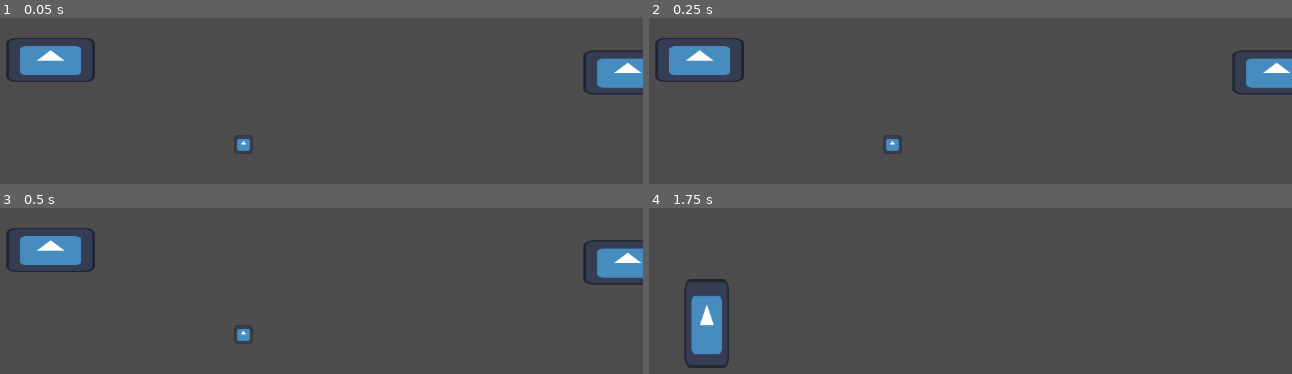
Above: before the commit, frames 1-4 (two rows, left to right).
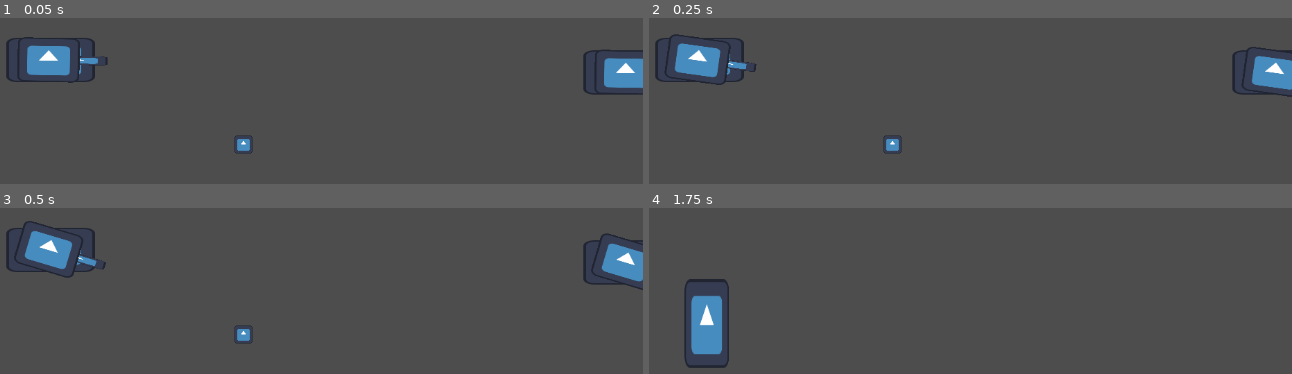
Above: after the commit, the same moments.

Repository: The-Churrosaur/RogueTimeStrategy
Game: Godot game, scene res://maps/main.tscn
Same seed, same stepped clock (60 frames per second), same inputs: the game is played once before the commit and once after it. The engine's default icon, where the game draws it, is replaced by a stand-in: a white triangle on a blue panel in a dark square.
Inputs (mouse positions are in pixels of both pictures, inside the frame that each line leads up to):
- Up to frame 1 (0.05 s): no input
- Up to frame 2 (0.25 s): no input
- Up to frame 3 (0.5 s): no input
- Up to frame 4 (1.75 s): tap Enter (ui_accept) at 0.5, 0.77, 1.52 s; move the mouse to (1066, 312) at 0.52 s; hold Right mouse button (ui_rmb) 0.53-1.28 s; move the mouse to (732, 357) at 1.27 s; hold Down (ui_down) from 1.28 s (still down); right-click (732, 357) at 1.35 s

The runs differ from the first frame. In frame 1, 1.1% of the frame differs, in the area x 2-100%, y 11-46%; in frame 2, 1.6%; in frame 3, 1.9%, in the area x 2-100%, y 7-50%; in frame 4, nothing differs.

Commit message:
controllers assign targets to turrets, turrets aim at targets

Diff:
--- a/logic/units/detection/unit_vision.gd
+++ b/logic/units/detection/unit_vision.gd
@@ -13,6 +13,7 @@
 
 signal unit_reported(unit : UnitController)
 
+@export var unit_controller :UnitController
 @export var refresh_vision_timer : Timer
 
 @export_category("Runtime")
@@ -46,7 +47,7 @@
 
 	visible_units.clear()
 	for area in areas:
-		if area is UnitHitbox:
+		if (area is UnitHitbox) and (area.unit_controller != unit_controller) :
 			var unit = area.unit_controller
 			if can_see(unit):
 				visible_units.append(unit)
--- a/logic/units/turrets/unit_turret.gd
+++ b/logic/units/turrets/unit_turret.gd
@@ -21,7 +21,7 @@
 @export var rotation_speed = 2
 
 @export_category("Runtime")
-@export var target : UnitModel
+@export var target : UnitController
 @export var state = STATE.IDLE
 
 
@@ -29,12 +29,34 @@
 # CALLBACKS ==========
 
 
+
+func _physics_process(delta):
+
+	match state:
+		STATE.IDLE:
+			rotor.rotate(0.01)
+			pass
+		STATE.AIMING:
+			if target == null:
+				_set_idle()
+			else:
+				_aim_to_target(target.unit_model.position, delta)
+
+
+
 # PUBLIC ==========
 
 
 
-func set_target(target : UnitModel):
+func set_target(target : UnitController):
 	self.target = target
+	_set_aiming()
+
+#	print(self, " turret target set: ", self.target)
+
+
+func release_target():
+	_set_idle()
 
 
 
@@ -56,16 +78,16 @@
 # -- CALLBACK FUNCTIONS
 
 
-func _aim_to_target(target, delta):
+func _aim_to_target(target_position, delta):
 
-	var target_rotation = rotor.position.angle_to(target)
-	var rotation_delta = UtilFuncs.shortest_angle_distance(rotor.rotation, target_rotation)
+	var target_rotation = rotor.global_position.angle_to_point(target_position)
+	var rotation_delta = UtilFuncs.shortest_angle_distance(rotor.global_rotation, target_rotation)
 	var rotation_displacement = sign(rotation_delta) * rotation_speed * delta
 
 	# rotate towards target
 	if abs(rotation_delta) > abs(rotation_displacement):
-		rotate(rotation_displacement)
+		rotor.rotate(rotation_displacement)
 	# rotate to target
 	else:
-		rotate(rotation_delta)
+		rotor.rotate(rotation_delta)
 		emit_signal("aimed_at_target")
--- a/logic/units/types/test_unit.tscn
+++ b/logic/units/types/test_unit.tscn
@@ -11,6 +11,9 @@
 [sub_resource type="RectangleShape2D" id="RectangleShape2D_y267c"]
 size = Vector2(128, 64)
 
+[sub_resource type="CircleShape2D" id="CircleShape2D_880x1"]
+radius = 500.0
+
 [node name="unit_model" instance=ExtResource("1_nonqw")]
 
 [node name="Sprite2D" type="Sprite2D" parent="." index="0"]
@@ -20,8 +23,10 @@
 [node name="CollisionShape2D" type="CollisionShape2D" parent="." index="1"]
 shape = SubResource("RectangleShape2D_y267c")
 
-[node name="unit_controller" parent="." index="2" node_paths=PackedStringArray("unit_model") instance=ExtResource("2_p4giv")]
+[node name="unit_controller" parent="." index="2" node_paths=PackedStringArray("unit_model", "unit_turrets", "unit_vision") instance=ExtResource("2_p4giv")]
 unit_model = NodePath("..")
+unit_turrets = [NodePath("../unit_turret")]
+unit_vision = NodePath("../unit_vision")
 
 [node name="unit_selection_area" parent="." index="3" node_paths=PackedStringArray("unit_controller") instance=ExtResource("3_k0a6q")]
 unit_controller = NodePath("../unit_controller")
@@ -29,9 +34,23 @@
 [node name="unit_hitbox" parent="." index="4" node_paths=PackedStringArray("unit_controller") instance=ExtResource("4_mcin8")]
 unit_controller = NodePath("../unit_controller")
 
-[node name="unit_vision" parent="." index="5" instance=ExtResource("5_vxwt4")]
+[node name="unit_vision" parent="." index="5" node_paths=PackedStringArray("unit_controller") instance=ExtResource("5_vxwt4")]
+unit_controller = NodePath("../unit_controller")
+
+[node name="CollisionShape2D2" type="CollisionShape2D" parent="unit_vision" index="2"]
+shape = SubResource("CircleShape2D_880x1")
 
 [node name="unit_turret" parent="." index="6" node_paths=PackedStringArray("rotor") instance=ExtResource("6_1ns2b")]
 rotor = NodePath("rot")
 
 [node name="rot" type="Node2D" parent="unit_turret" index="0"]
+
+[node name="Sprite2D" type="Sprite2D" parent="unit_turret/rot" index="0"]
+position = Vector2(37, 0)
+scale = Vector2(0.7, 0.1)
+texture = ExtResource("2_hn6bd")
+
+[node name="Sprite2D2" type="Sprite2D" parent="unit_turret/rot" index="1"]
+position = Vector2(-3, 0)
+scale = Vector2(0.7, 0.5)
+texture = ExtResource("2_hn6bd")
--- a/logic/units/unit_controller.gd
+++ b/logic/units/unit_controller.gd
@@ -16,6 +16,7 @@
 @export_category("Model")
 @export var unit_model : UnitModel
 @export var unit_turrets : Array[UnitTurret]
+@export var unit_vision : UnitVision
 
 @export_category("Components")
 @export var unit_modifiers : UnitModifierManager
@@ -57,6 +58,18 @@
 # PRIVATE ==========
 
 
-# connect through editor
+# todo connect
 func _on_unit_hitbox_entered():
 	pass
+
+
+func _on_targeting_timer():
+	_set_targets()
+
+
+func _set_targets():
+
+	# temp
+	var units = unit_vision.visible_units
+	for turret in unit_turrets:
+		turret.set_target(units.front())
--- a/logic/units/unit_controller.tscn
+++ b/logic/units/unit_controller.tscn
@@ -8,3 +8,9 @@
 unit_modifiers = NodePath("unit_modifier_manager")
 
 [node name="unit_modifier_manager" parent="." instance=ExtResource("2_76h22")]
+
+[node name="TargetingTimer" type="Timer" parent="."]
+wait_time = 0.5
+autostart = true
+
+[connection signal="timeout" from="TargetingTimer" to="." method="_on_targeting_timer"]
--- a/maps/test_map.tscn
+++ b/maps/test_map.tscn
@@ -14,3 +14,5 @@
 
 [node name="unit_model2" parent="." instance=ExtResource("3_bkmbr")]
 position = Vector2(1130, 220)
+
+[editable path="unit_model2"]
Not shown: 1 places in logic/units/types/test_unit.tscn that only renumber resources
